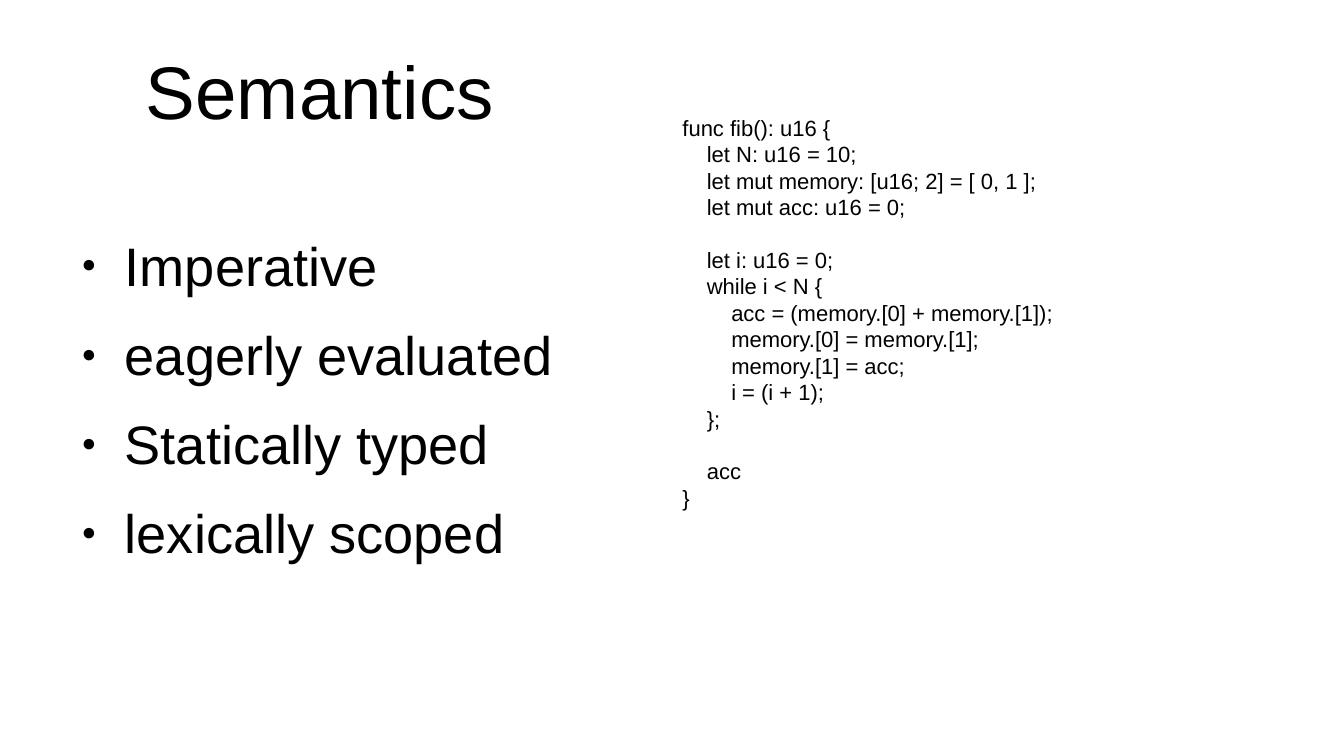
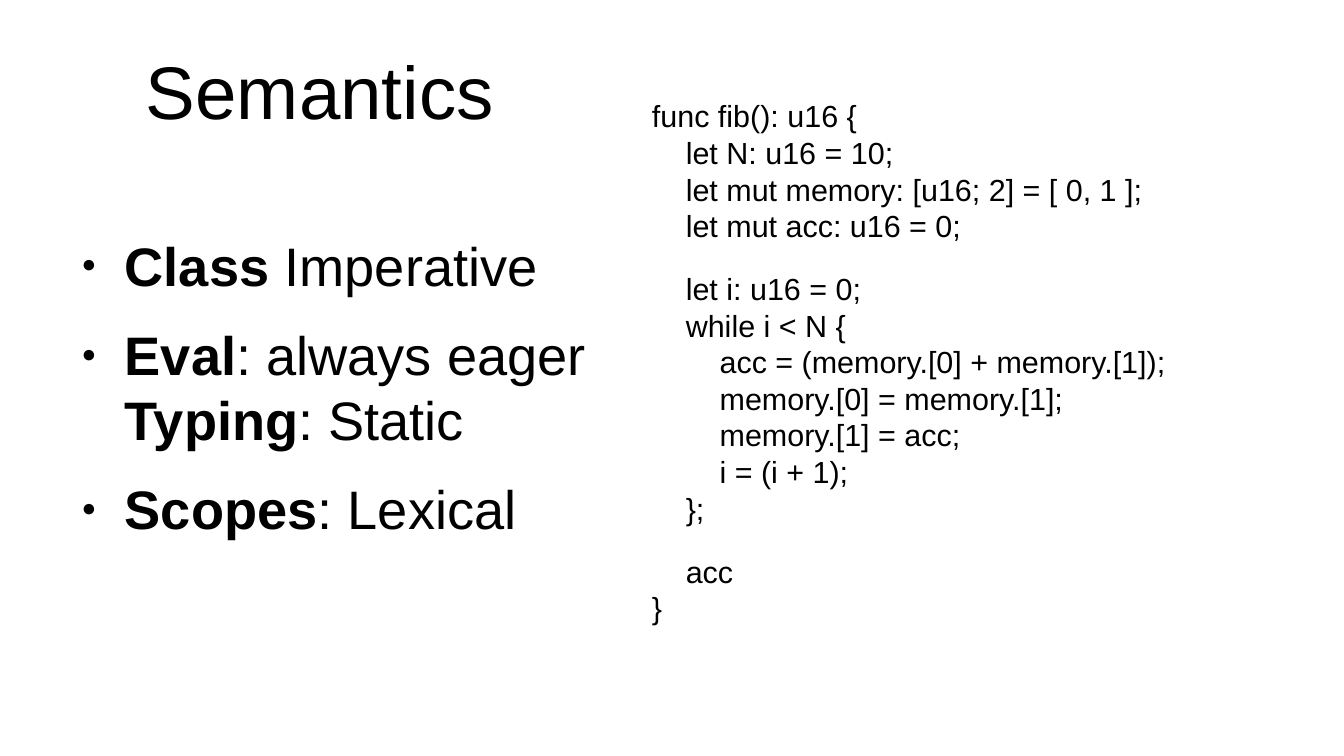
Before and after one commit to ishehadeh/smp, a slide deck: slide 3 of report/Slides.odp. Drawn at 1344x756 pixels with LibreOffice and Linux fonts; fonts in the diff are those of the drawing. Boxes give left, top, right and bottom in pixels: in the first picture for what was removed or moved away, otherwise in the second. Text is boxed around its words. In the diff, an @@ line names an element or a change of style, - is before the commit and + after.

```diff
--- a/report/Slides.odp
+++ b/report/Slides.odp
@@ text "func fib(): u16 {": place and size @@
-text "func fib(): u16 {" at [682, 120, 1053, 480]
+text "func fib(): u16 {" at [652, 105, 1166, 584]
@@ text "func fib(): u16 {" at [652, 105, 1166, 584]: size 13 to 18 pt @@
@@ text at [125, 246, 586, 538]: text changed @@
-● Imperative
-● eagerly evaluated
-● Statically typed
-● lexically scoped
+● Class Imperative
+● Eval: always eager Typing: Static
+● Scopes: Lexical
```
Also in this commit, not shown: 3 slides added, 1 slide removed.
